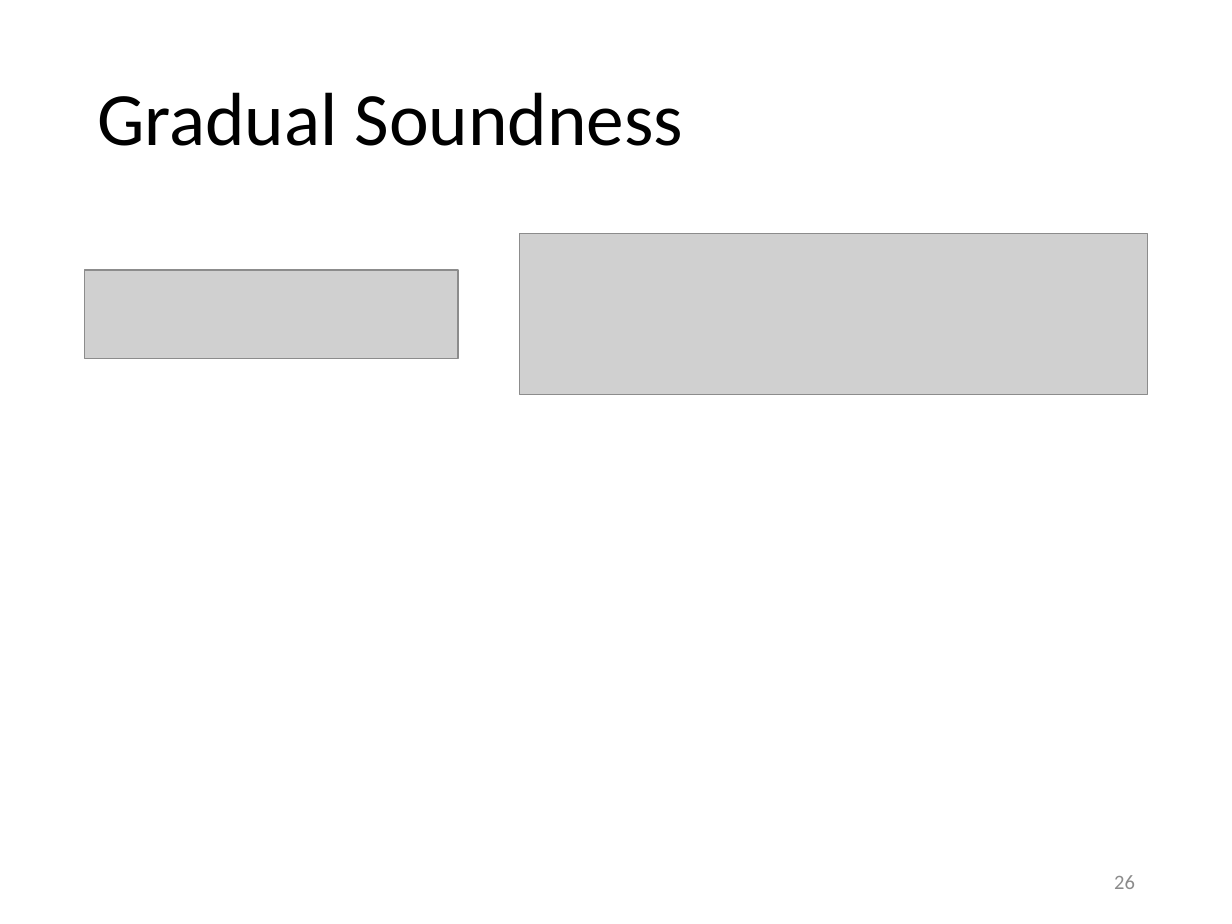
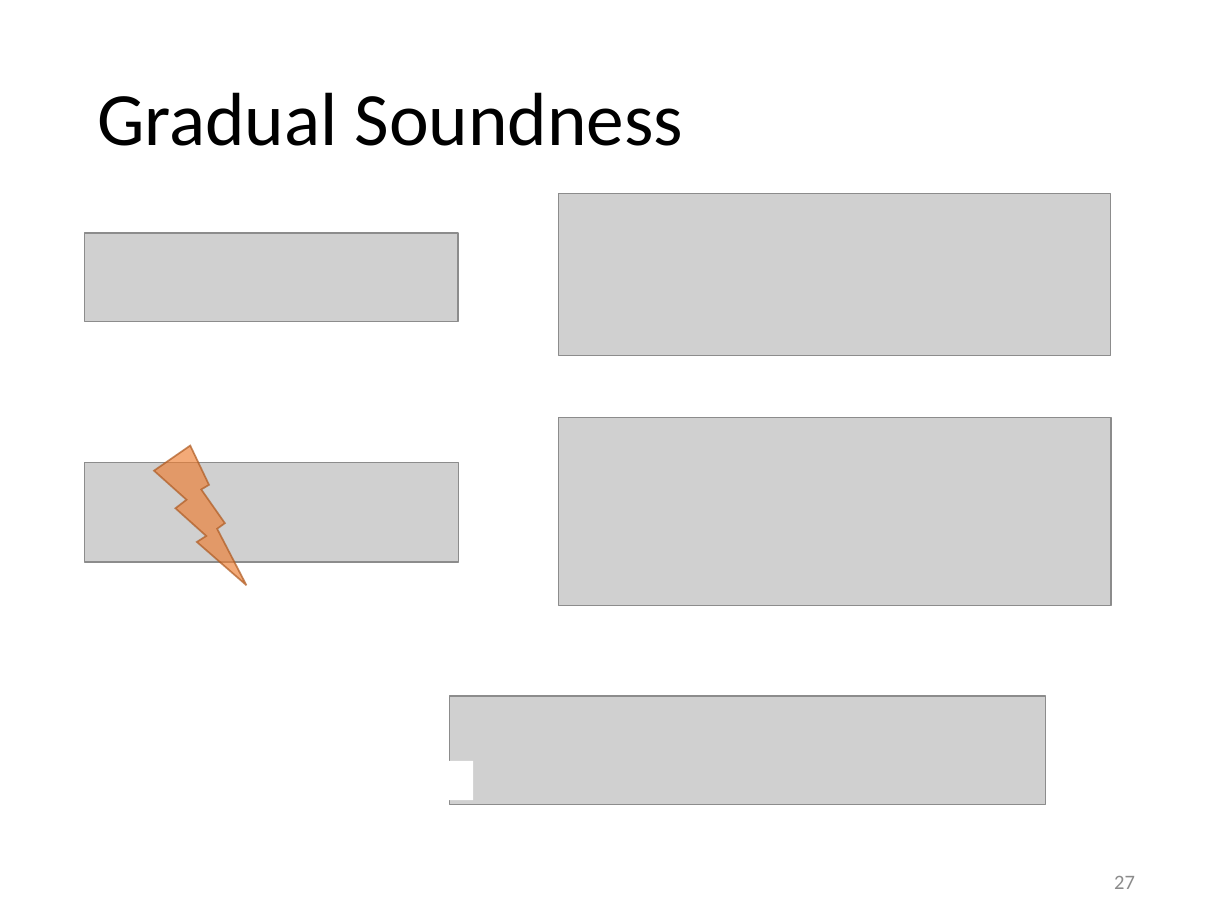
Before and after one commit to olydis/GradVerThesis, a slide deck: slide 27 of presentation/PLunch.pptm (slide 26 before the commit). Drawn at 1232x924 pixels with LibreOffice and Linux fonts; fonts in the diff are those of the drawing; grey boxes stand for pictures. Boxes give left, top, right and bottom in pixels: in the first picture for what was removed or moved away, otherwise in the second. Text is boxed around its words. In the diff, an @@ line names an element or a change of style, - is before the commit and + after.

Commit message:
pres soundnesss

```diff
--- a/presentation/PLunch.pptm
+++ b/presentation/PLunch.pptm
@@ picture: place and size @@
-picture at [520, 233, 1148, 394]
+picture at [559, 193, 1111, 355]
@@ picture: place and size @@
-picture at [85, 270, 458, 359]
+picture at [85, 233, 458, 322]
@@ picture added at [559, 418, 1111, 606] @@
@@ lightning bolt added at [154, 446, 246, 585], fill #ED7D31 at 65% opacity, outline #AE5A21 1 pt @@
@@ picture added at [85, 462, 458, 562] @@
@@ rectangle added at [85, 674, 1126, 835], fill #FFFFFF @@
@@ rectangle added at [101, 674, 1142, 835], fill #FFFFFF @@
@@ picture added at [450, 696, 1046, 804] @@
@@ rectangle added at [426, 761, 473, 801], fill #FFFFFF @@
@@ page number at [1114, 876, 1135, 889]: text changed @@
-26
+27
```
Also in this commit, not shown: 4 other slides changed, 3 slides added, 4 slides removed, 1 other file.
